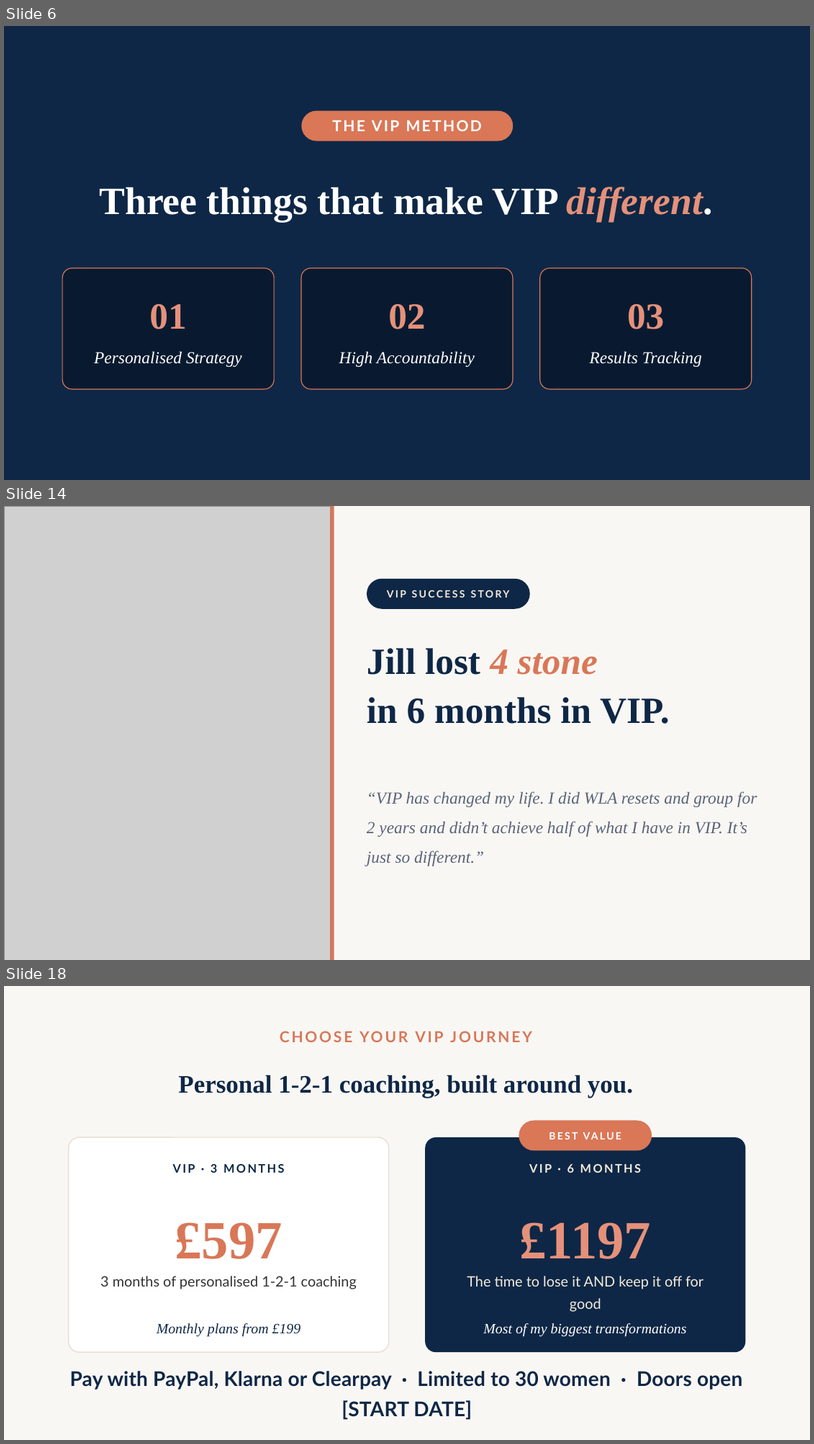
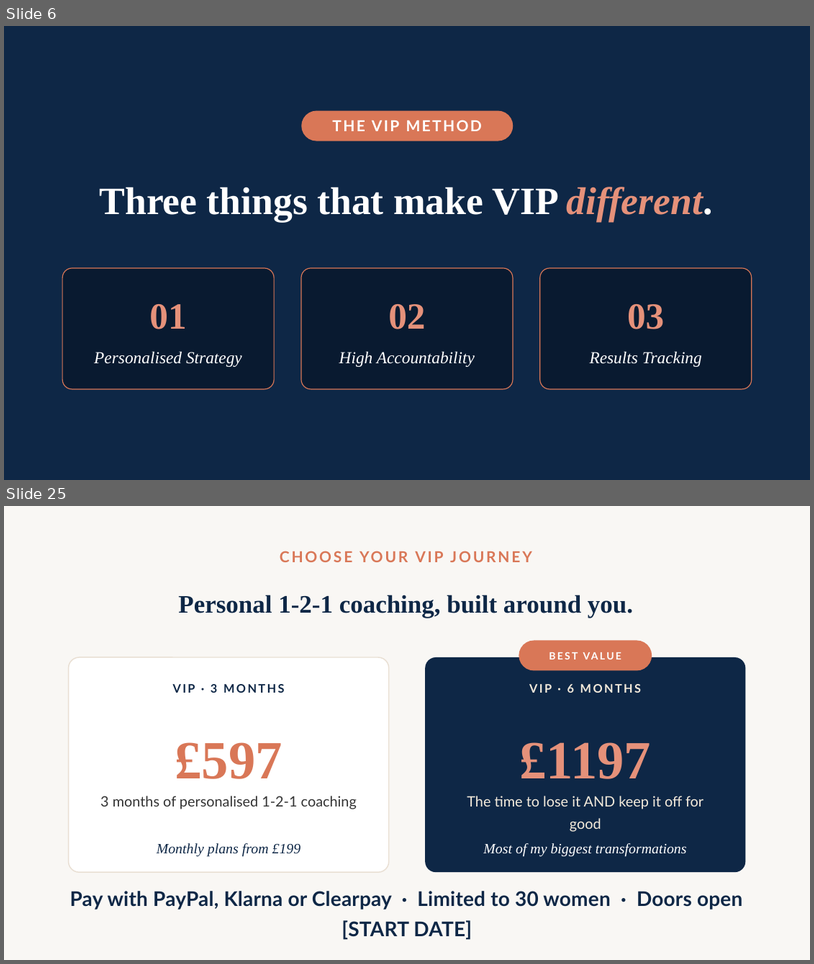
Before and after one commit to WeAreWLA/21-day-reset, a slide deck: wla-vip-121-deck.pptx. Shown one above the other, each under a label of ours: slides 6, 14 and 18 before the commit, slides 6 and 25 after it; the slides between them are not shown. The pictures are 814x1444 and 814x964 pixels, drawn with LibreOffice and Linux fonts; fonts in the diff are those of the drawing; grey boxes stand for pictures. Boxes give left, top, right and bottom in pixels: in the first picture for what was removed or moved away, otherwise in the second. Text is boxed around its words. In the diff, an @@ line names an element or a change of style, - is before the commit and + after.

Commit message:
VIP deck: add more testimonials + remove label/heading rule
- Add testimonial slides from the original deck: Carly, Moira, Denise,
  Sally, Sam (before/after photos) plus two client message screenshots
- Unify all testimonials into a reusable square-photo template (incl. Jill)
- Remove the coral rule between eyebrow labels and headings throughout
- Add the testimonial images to assets (compressed to JPG)

```diff
--- a/wla-vip-121-deck.pptx
+++ b/wla-vip-121-deck.pptx
@@ slide 14 removed at [4, 506, 810, 960], background #FFFFFF @@
@@ rectangle removed at [4, 506, 810, 960] @@
@@ picture removed at [4, 506, 331, 960] @@
@@ rectangle removed at [331, 506, 334, 960] @@
@@ rounded rectangle removed at [367, 579, 530, 609] @@
-VIP SUCCESS STORY
@@ text removed at [367, 648, 669, 723] @@
-Jill lost 4 stone
-in 6 months in VIP.
@@ text removed at [367, 791, 757, 866] @@
-“VIP has changed my life. I did WLA resets and group for 2 years and didn’t achieve half of what I have in VIP. It’s just so different.”
@@ what was slide 18 is now slide 25 @@
```
Also in this commit, not shown: 15 slides changed, 8 slides added, 8 other files.
